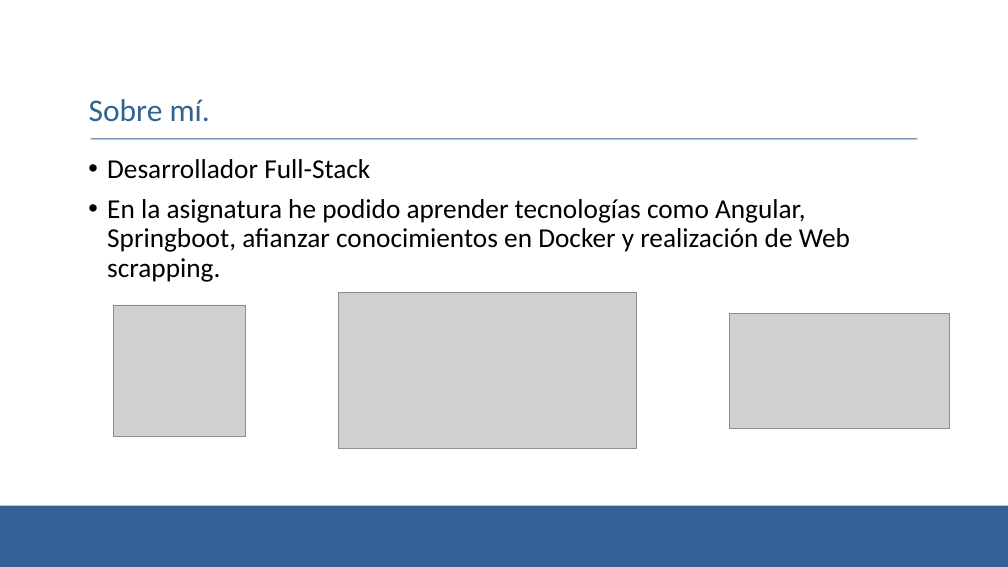
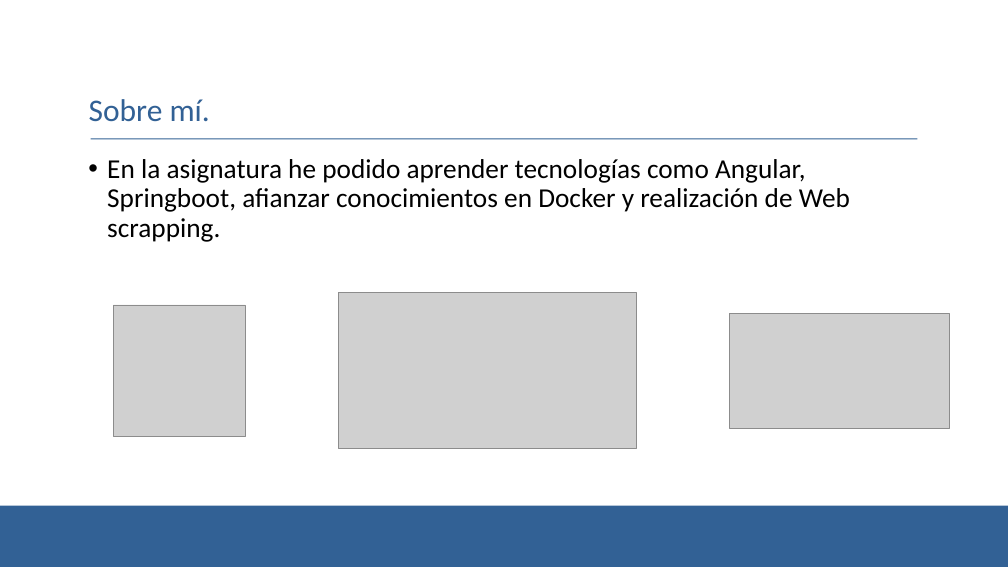
Before and after one commit to ajl618/EorzeArm, a slide deck: slide 3 of DRA-EorzeArm.pptx. Drawn at 1008x567 pixels with LibreOffice and Linux fonts; fonts in the diff are those of the drawing; grey boxes stand for pictures; background and template pictures are left out. Boxes give left, top, right and bottom in pixels: in the first picture for what was removed or moved away, otherwise in the second. Text is boxed around its words. In the diff, an @@ line names an element or a change of style, - is before the commit and + after.

```diff
--- a/DRA-EorzeArm.pptx
+++ b/DRA-EorzeArm.pptx
@@ text at (107,159,370,179): paragraph removed @@
-• Desarrollador Full-Stack
```
Also in this commit, not shown: 3 other slides changed, 2 slides added.
